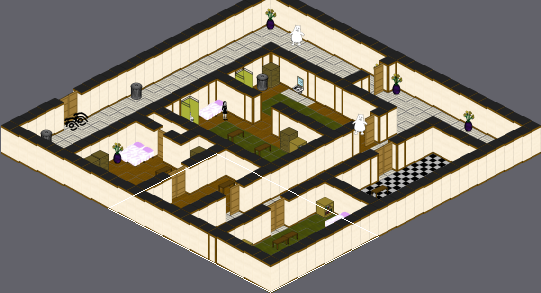
Two versions of a level (Tiled map, src/data/apartment1.tmx). Above, an overview of the earlier version with the close-up marked.
Close-up. First the earlier version:
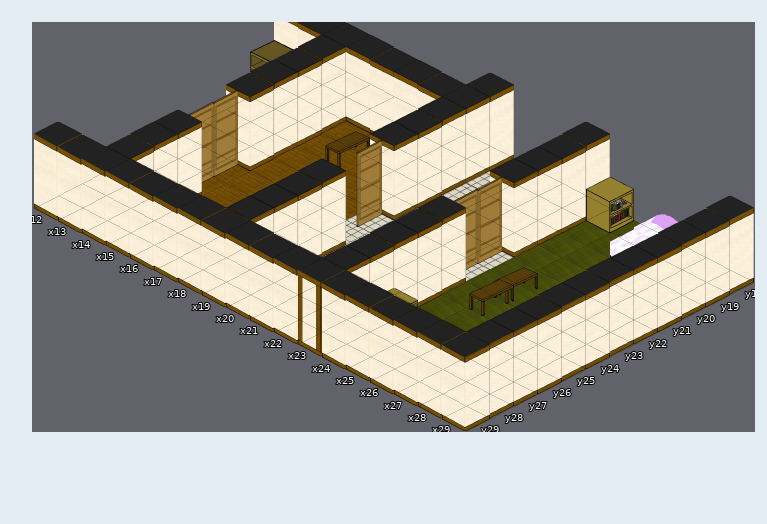
Cells are 250x129 px. Isometric: x runs down to the right, y down to the left. Shown: x 12..29, y 18..29. The commit also changed other parts of the map, which this record leaves out. Tiles whose own drawing changed are shown in their newer look in all pictures.
And afterwards:
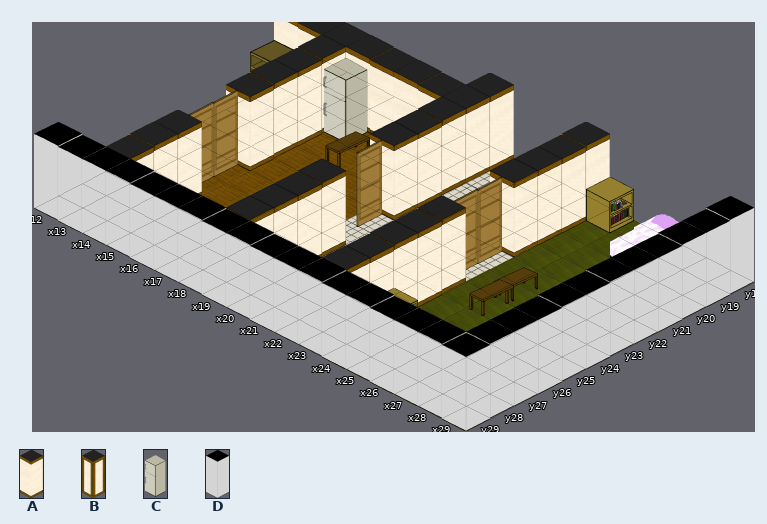
Key: from "walls250x512": A 16, B 17; from "walls250x512_2": C 4, D 12.
_ is an empty cell.
The commit says: fixed art of walls, finished refrig
What changed:
Layer "walls_layer":
The author put tile C in row 20 at x 15.
Tile A becomes tile D in rows 18 to 28 at x 29; in row 29 at x 12 to 22 and 24 to 29.
Tile B becomes tile D in row 29 at x 23.
Changed places in both close-ups, as pixel boxes (x1, y1, x2, y2):
changed: (34, 58, 754, 431)
